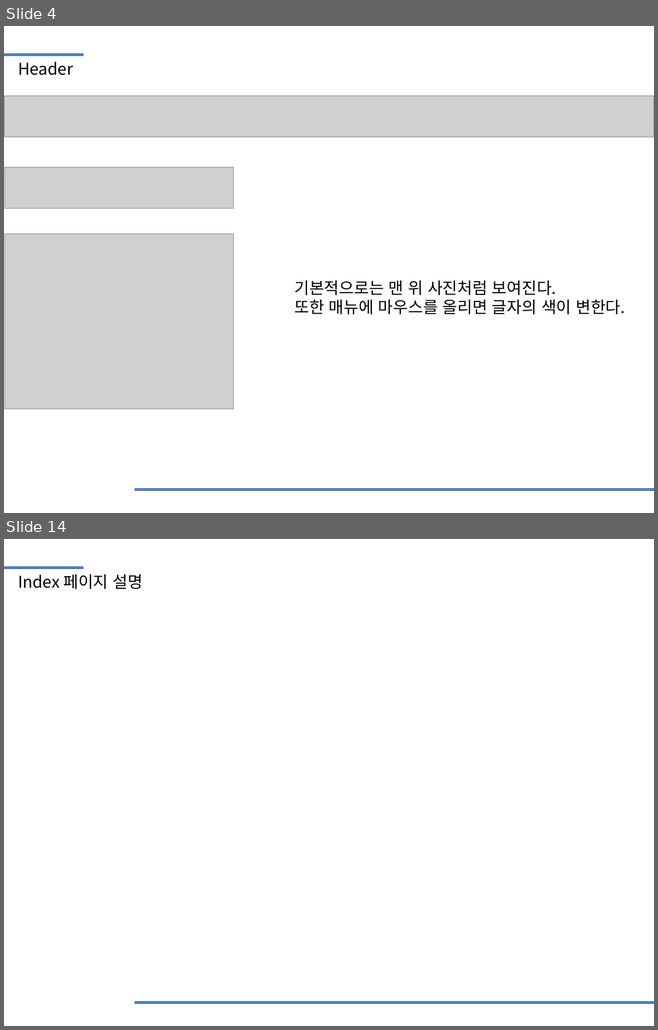
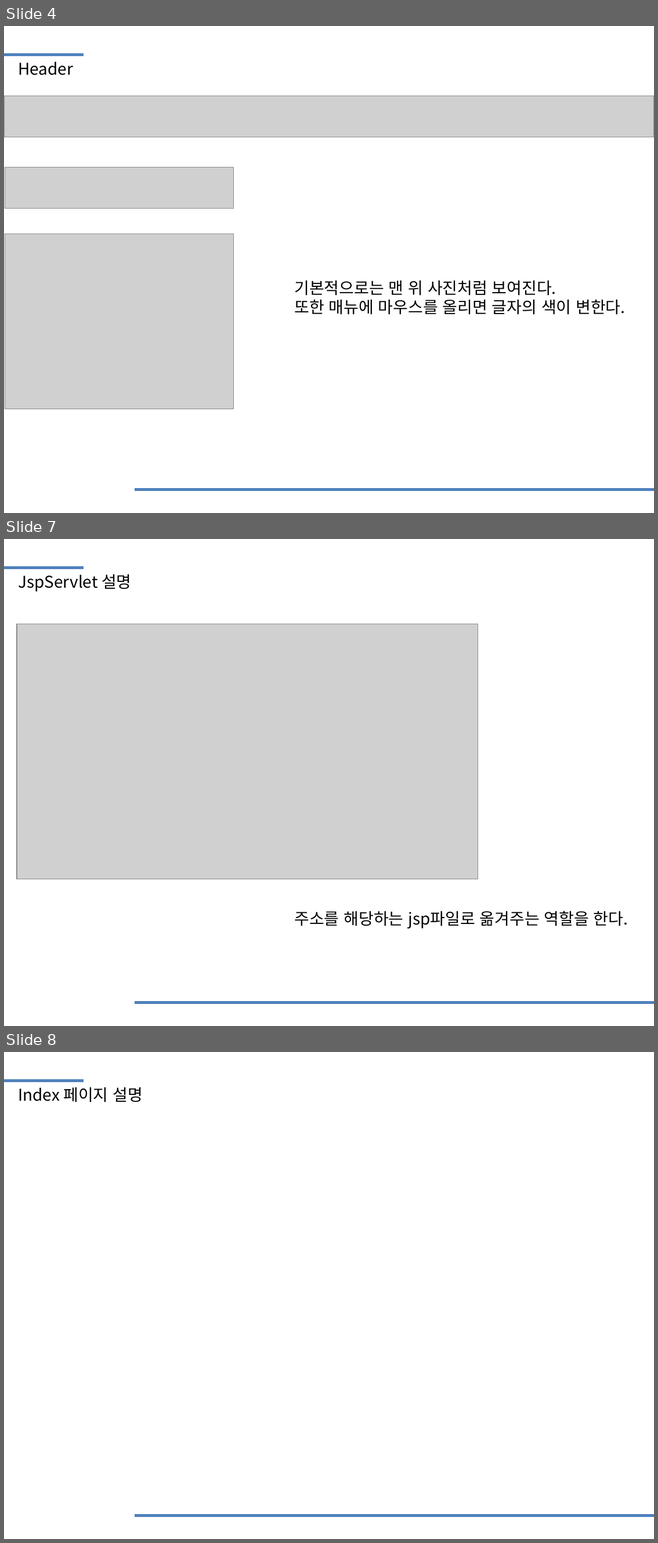
Before and after one commit to moon70717/iot_jsp, a slide deck: iot_jsp2/iot_jsp_page/문희주_웹페이지_발표.pptx. Shown one above the other, each under a label of ours: slides 4 and 14 before the commit, slides 4, 7 and 8 after it; the slides between them are not shown. The pictures are 658x1030 and 658x1543 pixels, drawn with LibreOffice and Linux fonts; fonts in the diff are those of the drawing; grey boxes stand for pictures. Boxes give left, top, right and bottom in pixels: in the first picture for what was removed or moved away, otherwise in the second. Text is boxed around its words. In the diff, an @@ line names an element or a change of style, - is before the commit and + after.

```diff
--- a/iot_jsp2/iot_jsp_page/문희주_웹페이지_발표.pptx
+++ b/iot_jsp2/iot_jsp_page/문희주_웹페이지_발표.pptx
@@ slide 7 added at box(4, 539, 654, 1026), background #FFFFFF @@
@@ line added from (4, 567) to (83, 567), #4F81BD 3 pt @@
@@ text added at box(18, 574, 132, 592), 18 pt, text #000000 @@
+JspServlet 설명
@@ picture added at box(17, 624, 478, 879) @@
@@ text added at box(294, 911, 628, 929), 18 pt, text #000000 @@
+주소를 해당하는 jsp파일로 옮겨주는 역할을 한다.
@@ line added from (134, 1003) to (654, 1003), #4F81BD 3 pt @@
@@ what was slide 14 is now slide 8 @@
```
Also in this commit, not shown: 3 slides changed, 9 other slides added, 30 other files.
